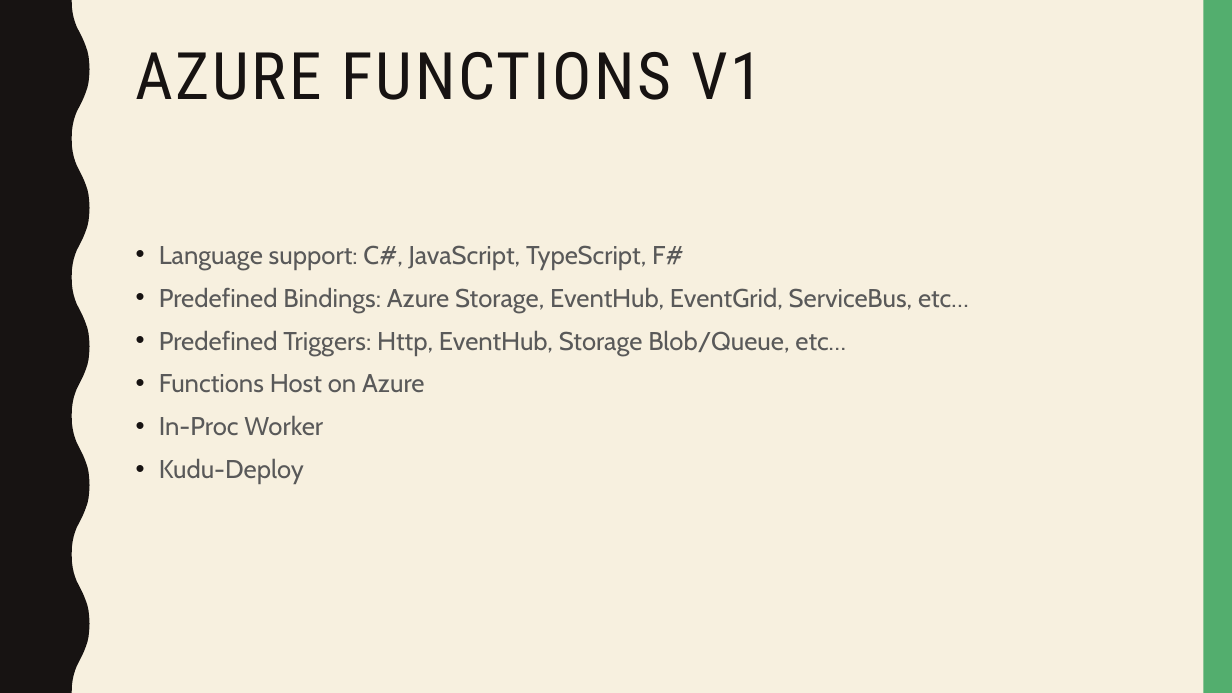
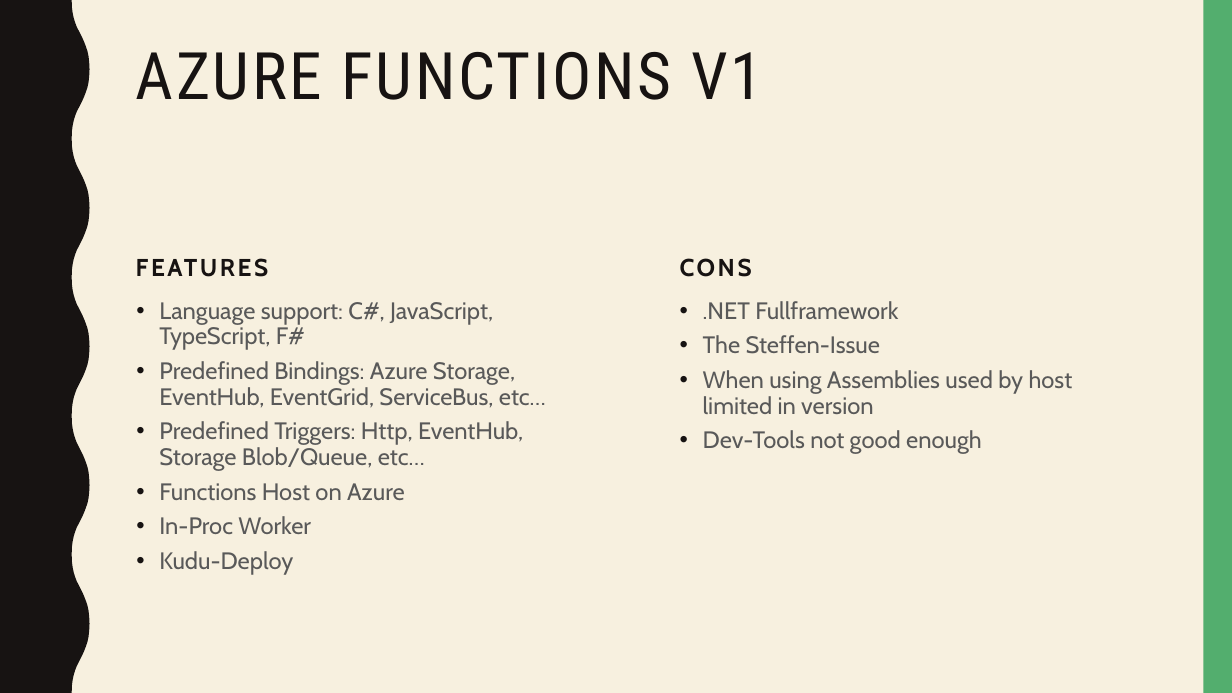
Before and after one commit to dersia/presentations, a slide deck: slide 4 of AzureFunctionsDeepDive.pptx. Drawn at 1232x693 pixels with LibreOffice and Linux fonts; fonts in the diff are those of the drawing. Boxes give left, top, right and bottom in pixels: in the first picture for what was removed or moved away, otherwise in the second. Text is boxed around its words. In the diff, an @@ line names an element or a change of style, - is before the commit and + after.

```diff
--- a/AzureFunctionsDeepDive.pptx
+++ b/AzureFunctionsDeepDive.pptx
@@ text added at [127,223,612,287], 19 pt, text #171312, bold @@
+FEATURES
@@ text added at [670,223,1155,287], 19 pt, text #171312, bold @@
+CONS
@@ text "Language support: C#, JavaScript, TypeScript, ...": place and size @@
-text "Language support: C#, JavaScript, TypeScript, ..." at [159,245,969,484]
+text "Language support: C#, JavaScript, TypeScript, ..." at [159,302,546,575]
@@ text "Language support: C#, JavaScript, TypeScript, ..." at [159,302,546,575]: size 20 to 18.5 pt; line spacing 1.1 to 0.9 @@
@@ text added at [703,301,1073,454], 18.5 pt, text #595959 @@
+• .NET Fullframework
+• The Steffen-Issue
+• When using Assemblies used by host limited in version
+• Dev-Tools not good enough
```
Also in this commit, not shown: 9 other slides changed, 1 slide added.
